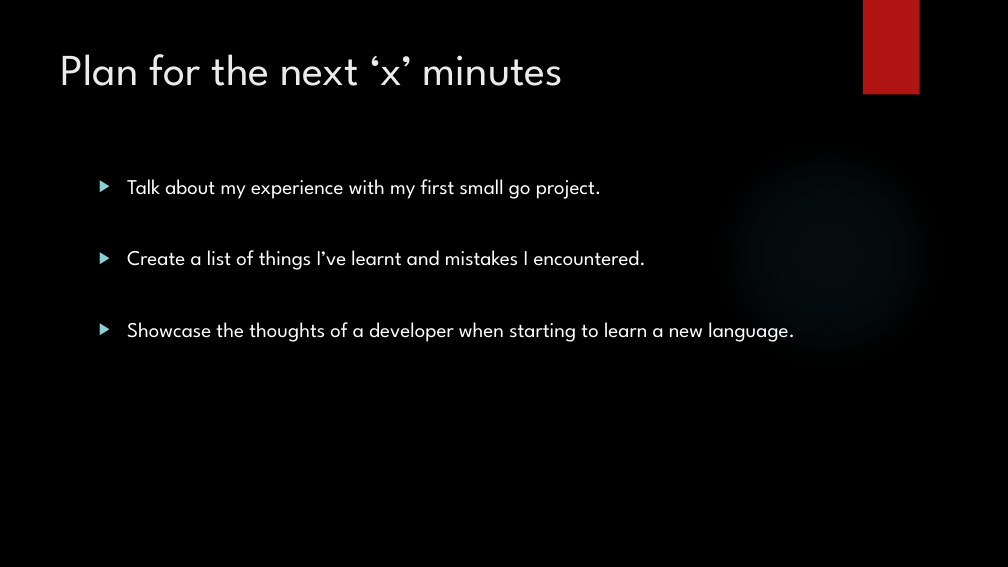
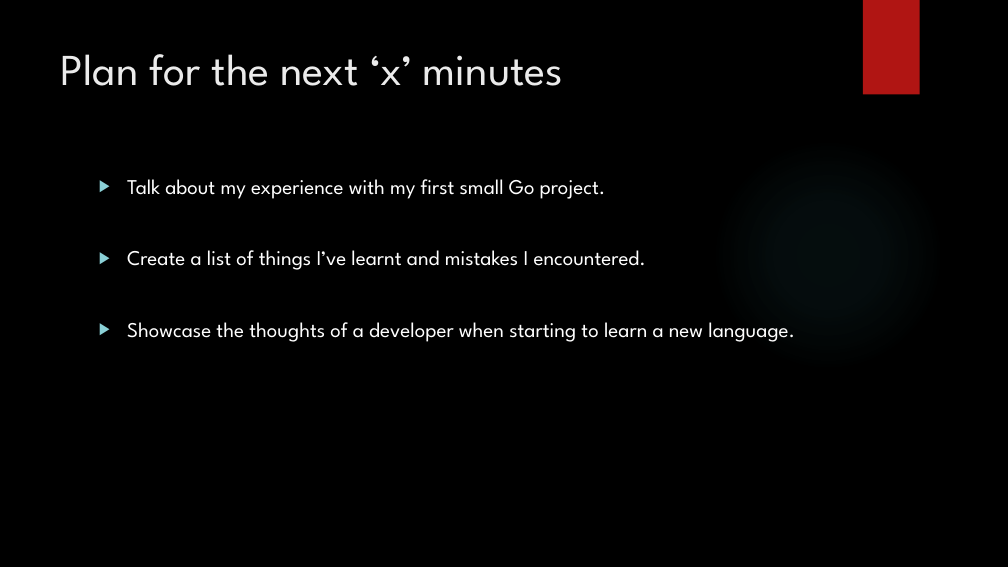
Before and after one commit to jaminologist/GopherLife, a slide deck: slide 3 of GopherLife.pptx. Drawn at 1008x567 pixels with LibreOffice and Linux fonts; fonts in the diff are those of the drawing; background and template pictures are left out. Boxes give left, top, right and bottom in pixels: in the first picture for what was removed or moved away, otherwise in the second. Text is boxed around its words. In the diff, an @@ line names an element or a change of style, - is before the commit and + after.

```diff
--- a/GopherLife.pptx
+++ b/GopherLife.pptx
@@ text at [127, 179, 606, 199]: text changed @@
-▶ Talk about my experience with my first small go project.
+▶ Talk about my experience with my first small Go project.
```
Also in this commit, not shown: 14 other slides changed, 17 slides added, 15 slides removed, 8 other files.
